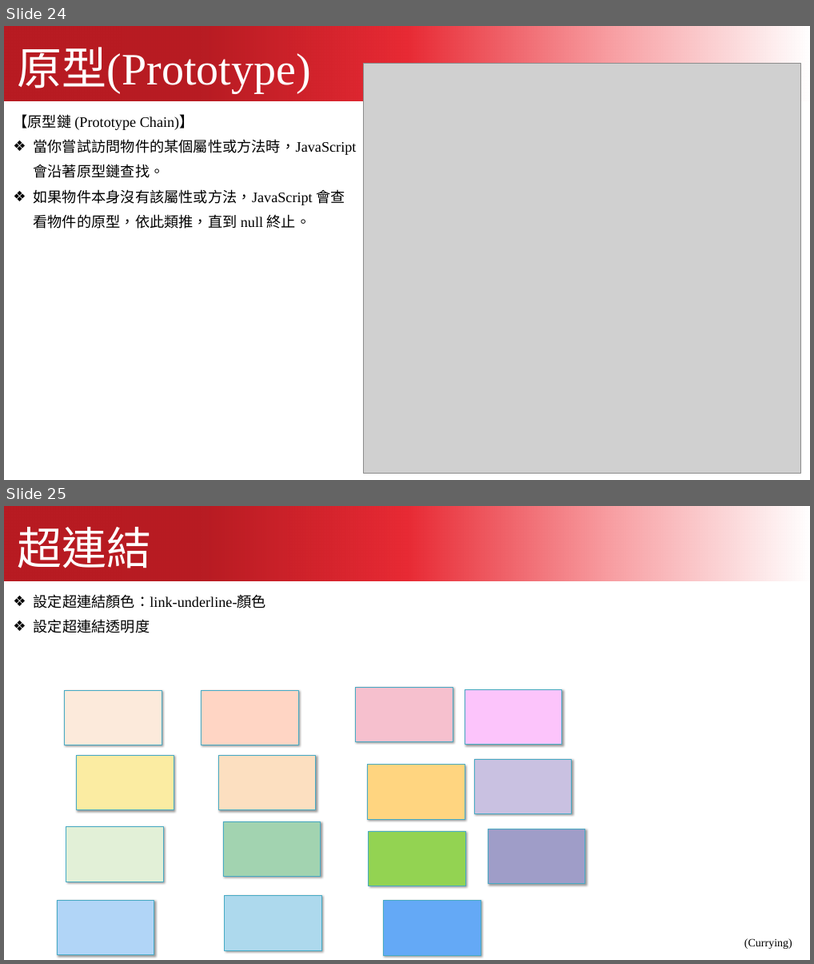
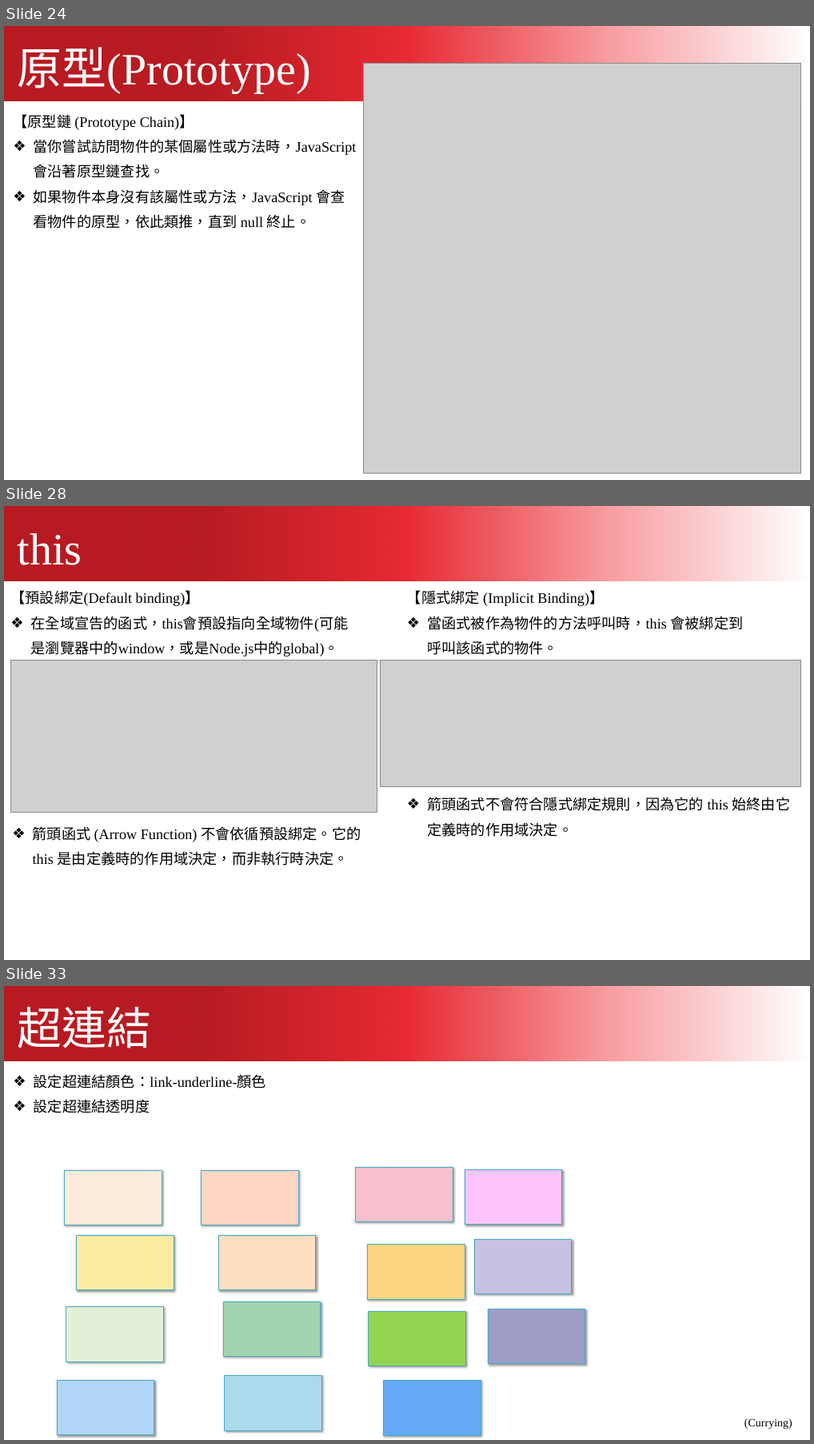
Before and after one commit to kcwc1029/blog-web, a slide deck: JavaScript/javascript_01.pptx. Shown one above the other, each under a label of ours: slides 24 and 25 before the commit, slides 24, 28 and 33 after it; the slides between them are not shown. The pictures are 814x964 and 814x1444 pixels, drawn with LibreOffice and Linux fonts; fonts in the diff are those of the drawing; grey boxes stand for pictures. Boxes give left, top, right and bottom in pixels: in the first picture for what was removed or moved away, otherwise in the second. Text is boxed around its words. In the diff, an @@ line names an element or a change of style, - is before the commit and + after.

```diff
--- a/JavaScript/javascript_01.pptx
+++ b/JavaScript/javascript_01.pptx
@@ slide 28 added at <box>4,506,810,960</box>, background #FFFFFF @@
@@ freeform shape added at <box>4,506,810,580</box>, fill gradient #B81B22 to #E82A34 to #F89DA1 to #FFFFFF @@
@@ text added at <box>18,533,82,565</box>, 80 pt, text #FFFFFF @@
+this
@@ text added at <box>10,590,349,656</box>, 26 pt, text #000000 @@
+【預設綁定(Default binding)】
+❖ 在全域宣告的函式，this會預設指向全域物件(可能是瀏覽器中的window，或是Node.js中的global)。
@@ text added at <box>407,590,744,655</box>, 26 pt, text #000000 @@
+【隱式綁定 (Implicit Binding)】
+❖ 當函式被作為物件的方法呼叫時，this 會被綁定到呼叫該函式的物件。
@@ picture added at <box>11,660,377,812</box> @@
@@ picture added at <box>380,660,801,787</box> @@
@@ text added at <box>427,796,791,836</box>, 26 pt, text #000000 @@
+❖ 箭頭函式不會符合隱式綁定規則，因為它的 this 始終由它定義時的作用域決定。
@@ text added at <box>33,826,361,865</box>, 26 pt, text #000000 @@
+❖ 箭頭函式 (Arrow Function) 不會依循預設綁定。它的 this 是由定義時的作用域決定，而非執行時決定。
@@ what was slide 25 is now slide 33 @@
```
Also in this commit, not shown: 7 other slides added, 6 other files.
